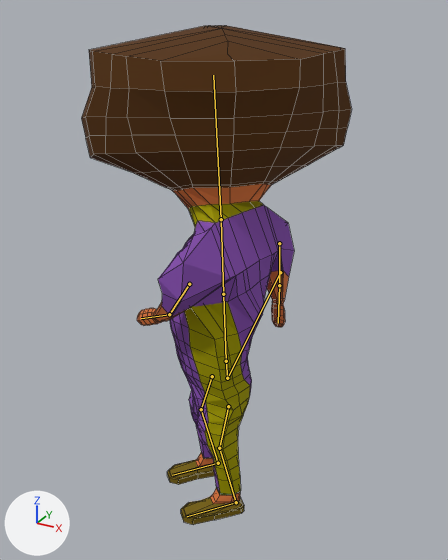
The Blender file PrototypeLogicGame/Assets/Sprites/3D_Blender/Hero(small).blend: old version first, new version second.
Both versions are drawn from a 50 mm lens placed at (3.49, -6.31, 6.58), pointed at (-0.1, 0.22, 3.31). The axes (+X, +Y, +Z) are drawn at lower left. The lights are the same throughout. Both versions are drawn at frame 22 of the action 'Look around'; the numbers are the values there. The bones that bend it are drawn over the model as lines. Mesh edges are drawn as thin lines.

Names of what the first picture shows: 'Hero'.
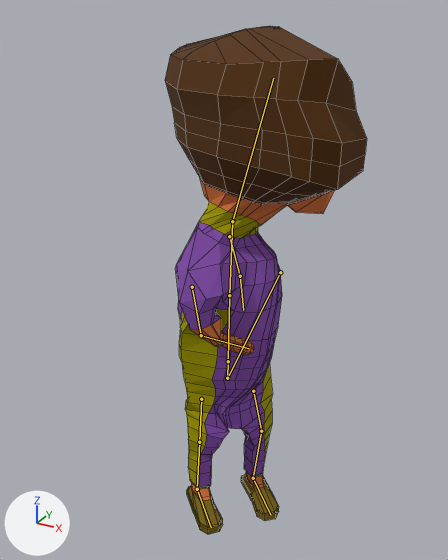
Location of each change, (x1, y1, x2, y2) in pixels of the pictures (448 x 560 px):
'Hero', posed (25% narrower)
    before: (81, 26, 352, 525)
    after: (165, 26, 367, 534)
bone 'Very Lower Body', root to tip
    before: (227, 378) to (226, 361)
    after: (227, 378) to (228, 361)
bone 'Lower body', root to tip
    before: (226, 361) to (223, 294)
    after: (228, 361) to (229, 295)
bone 'Upper body', root to tip
    before: (223, 294) to (221, 219)
    after: (229, 295) to (232, 221)
bone 'Shoulder_L', root to tip
    before: (189, 284) to (169, 314)
    after: (229, 236) to (240, 276)
bone 'Forearm_L', root to tip
    before: (169, 314) to (141, 318)
    after: (240, 276) to (243, 310)
bone 'Shoulder_R', root to tip
    before: (279, 243) to (279, 285)
    after: (192, 287) to (201, 335)
bone 'Forearm_R', root to tip
    before: (279, 285) to (278, 323)
    after: (201, 335) to (248, 348)
bone 'Head', root to tip
    before: (221, 219) to (213, 75)
    after: (232, 221) to (273, 78)

What changed in the scene script:
```text
Change bone_very_lower_body:
    where bone_very_lower_body = bpy.data.objects['Арматура'].pose.bones['Very Lower Body']  # child of 'Main'
    bone_very_lower_body.rotation_quaternion: (0.992, 0.0, -0.392, 0.032) -> (0.92, 0.0, 0.388, -0.032)  # degrees (-2, -43, 4) -> degrees (-2, 46, -5)
Change bone_lower_body:
    where bone_lower_body = bpy.data.objects['Арматура'].pose.bones['Lower body']  # child of 'Very Lower Body'
    bone_lower_body.rotation_quaternion: (0.971, 0.0, -0.162, 0.006) -> (0.988, 0.0, 0.16, -0.006)  # degrees (0, -19, 1) -> degrees (0, 18, -1)
Change bone_upper_body:
    where bone_upper_body = bpy.data.objects['Арматура'].pose.bones['Upper body']  # child of 'Lower body'
    bone_upper_body.rotation_quaternion: (0.959, 0.0, -0.345, 0.012) -> (0.939, 0.0, 0.341, -0.012)  # degrees (-1, -40, 2) -> degrees (-1, 40, -2)
Change bone_shoulder_l:
    where bone_shoulder_l = bpy.data.objects['Арматура'].pose.bones['Shoulder_L']  # child of 'Upper body'
    bone_shoulder_l.rotation_quaternion: (0.904, 0.265, -0.073, -0.328) -> (0.939, 0.101, -0.001, -0.327)  # degrees (32, 2, -39) -> degrees (11, 4, -38)
Change bone_forearm_l:
    where bone_forearm_l = bpy.data.objects['Арматура'].pose.bones['Forearm_L']  # child of 'Shoulder_L'
    bone_forearm_l.rotation_quaternion: (0.955, 0.288, -0.064, -0.035) -> (0.997, -0.073, -0.005, -0.019)  # degrees (34, -6, -6) -> degrees (-8, -1, -2)
Change bone_shoulder_r:
    where bone_shoulder_r = bpy.data.objects['Арматура'].pose.bones['Shoulder_R']  # child of 'Upper body'
    bone_shoulder_r.rotation_quaternion: (0.935, -0.054, 0.031, 0.35) -> (0.934, 0.043, 0.05, 0.352)  # degrees (-5, 5, 41) -> degrees (7, 4, 42)
Change bone_forearm_r:
    where bone_forearm_r = bpy.data.objects['Арматура'].pose.bones['Forearm_R']  # child of 'Shoulder_R'
    bone_forearm_r.rotation_quaternion: (0.997, 0.021, -0.013, 0.074) -> (0.825, 0.529, 0.044, 0.185)  # degrees (2, -2, 8) -> degrees (64, -7, 21)
Change bone_head:
    where bone_head = bpy.data.objects['Арматура'].pose.bones['Head']  # child of 'Upper body'
    bone_head.rotation_quaternion: (0.985, 0.0, -0.334, 0.104) -> (0.938, 0.0, 0.33, -0.103)  # degrees (-5, -37, 14) -> degrees (-5, 38, -14)
```
